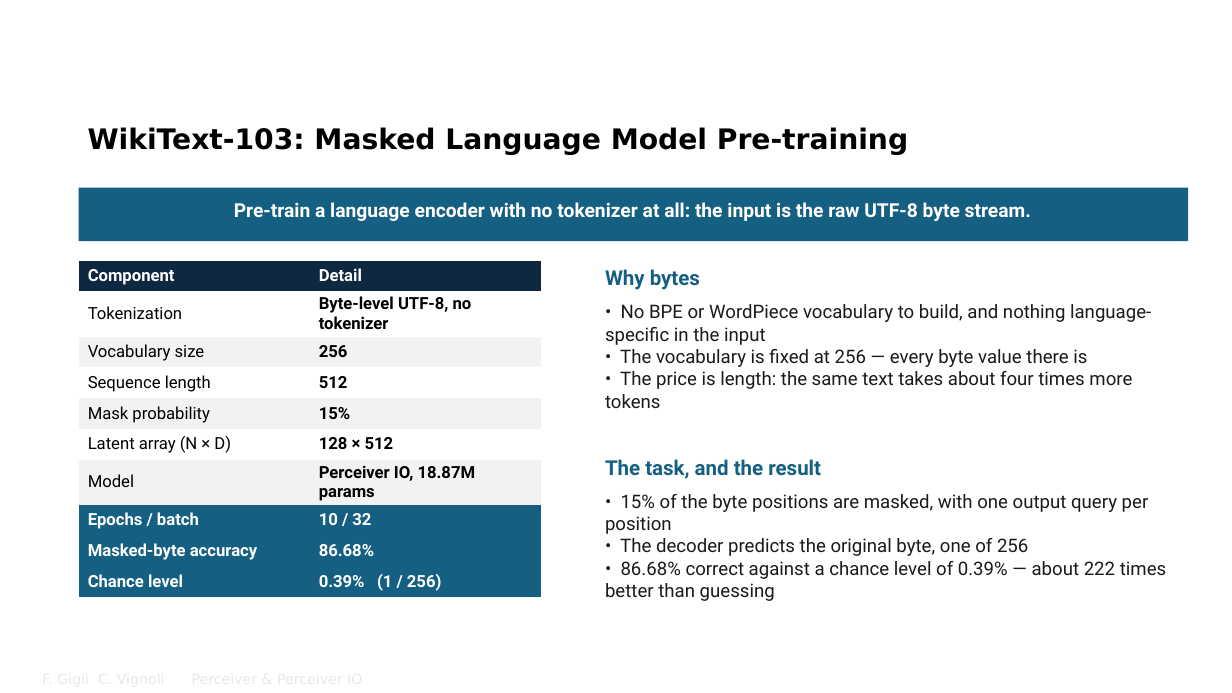
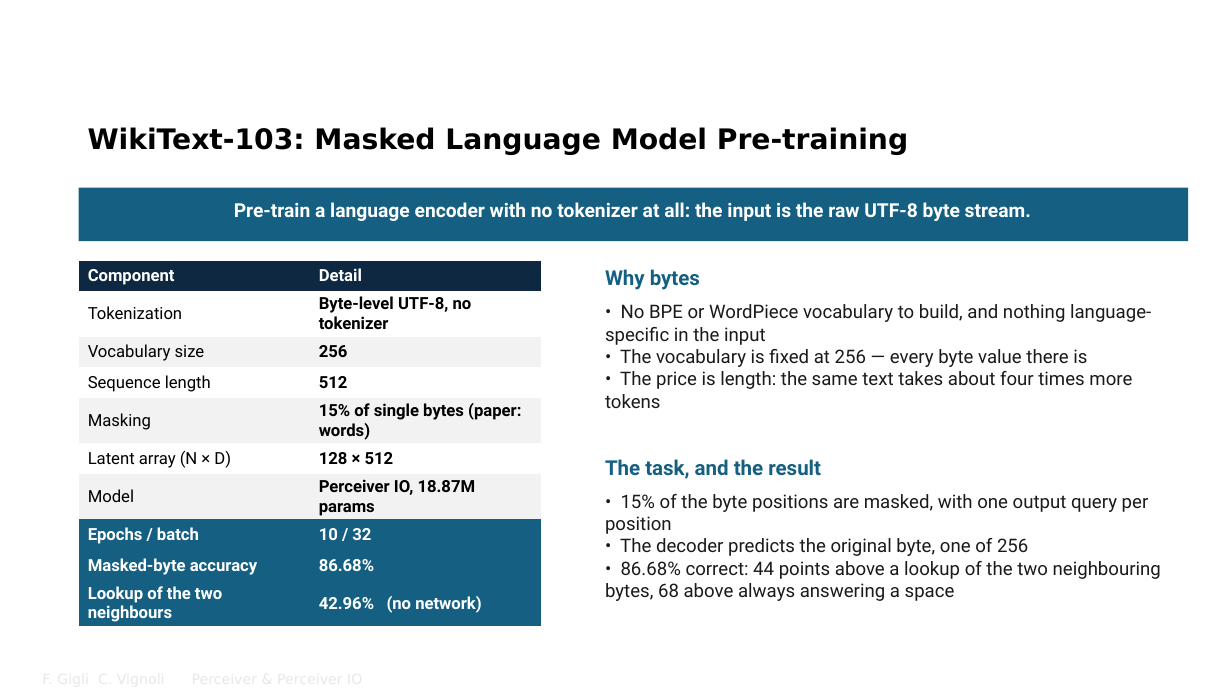
Before and after one commit to FrancescoGigli/Perceiver_project, a slide deck: slide 28 of sito/slide/Perceiver & Perceiver IO.pptx. Drawn at 1232x693 pixels with LibreOffice and Linux fonts; fonts in the diff are those of the drawing; background and template pictures are left out. Boxes give left, top, right and bottom in pixels: in the first picture for what was removed or moved away, otherwise in the second. Text is boxed around its words. In the diff, an @@ line names an element or a change of style, - is before the commit and + after.

```diff
--- a/sito/slide/Perceiver & Perceiver IO.pptx
+++ b/sito/slide/Perceiver & Perceiver IO.pptx
@@ table at [79, 261, 541, 626] @@
-row 5, column 1: Mask probability
+row 5, column 1: Masking
-row 5, column 2: 15%
+row 5, column 2: 15% of single bytes (paper: words)
-row 10, column 1: Chance level
+row 10, column 1: Lookup of the two neighbours
-row 10, column 2: 0.39% (1 / 256)
+row 10, column 2: 42.96% (no network)
@@ text at [605, 561, 1161, 601]: text changed @@
-• 86.68% correct against a chance level of 0.39% — about 222 times better than guessing
+• 86.68% correct: 44 points above a lookup of the two neighbouring bytes, 68 above always answering a space
```
Also in this commit, not shown: 9 other slides changed, 28 other files.
